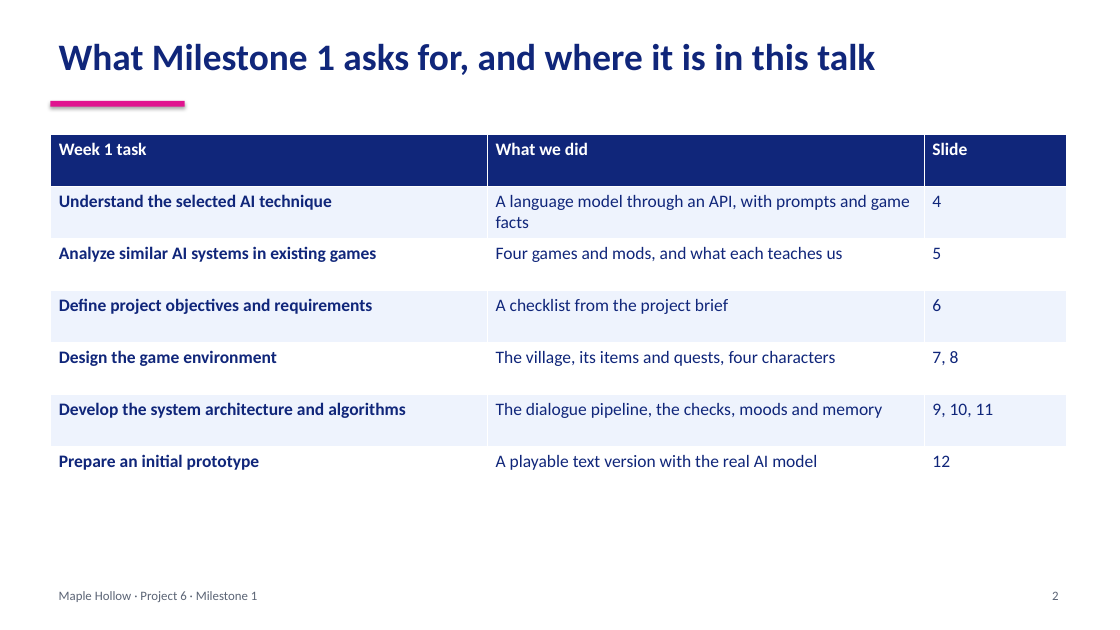
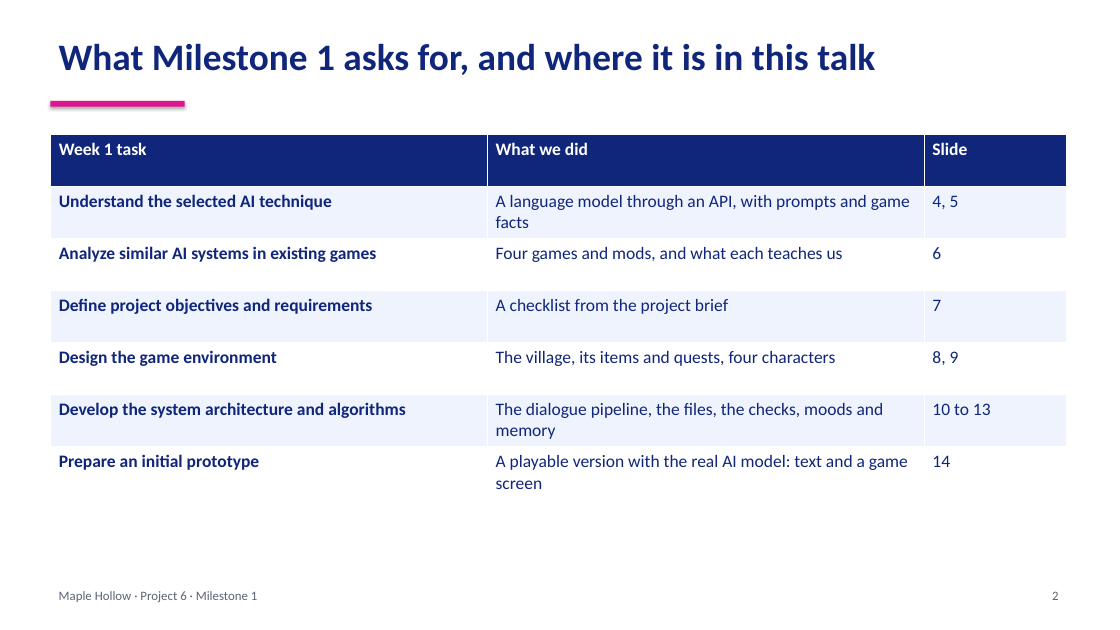
Before and after one commit to MakiseKirusu/Generative_AI_NPC_Dialogue_System, a slide deck: slide 2 of docs/Milestone1_slides.pptx. Drawn at 1120x630 pixels with LibreOffice and Linux fonts; fonts in the diff are those of the drawing. Boxes give left, top, right and bottom in pixels: in the first picture for what was removed or moved away, otherwise in the second. Text is boxed around its words. In the diff, an @@ line names an element or a change of style, - is before the commit and + after.

Commit message:
Update NPC dialogue system: new docs, slides, scenarios, and game/brain changes

```diff
--- a/docs/Milestone1_slides.pptx
+++ b/docs/Milestone1_slides.pptx
@@ table at (x1=50, y1=134, x2=1067, y2=499) @@
-row 2, column 3: 4
+row 2, column 3: 4, 5
-row 3, column 3: 5
+row 3, column 3: 6
-row 4, column 3: 6
+row 4, column 3: 7
-row 5, column 3: 7, 8
+row 5, column 3: 8, 9
-row 6, column 2: The dialogue pipeline, the checks, moods and memory
+row 6, column 2: The dialogue pipeline, the files, the checks, moods and memory
-row 6, column 3: 9, 10, 11
+row 6, column 3: 10 to 13
-row 7, column 2: A playable text version with the real AI model
+row 7, column 2: A playable version with the real AI model: text and a game screen
-row 7, column 3: 12
+row 7, column 3: 14
```
Also in this commit, not shown: 10 other slides changed, 6 slides added, 31 other files.
